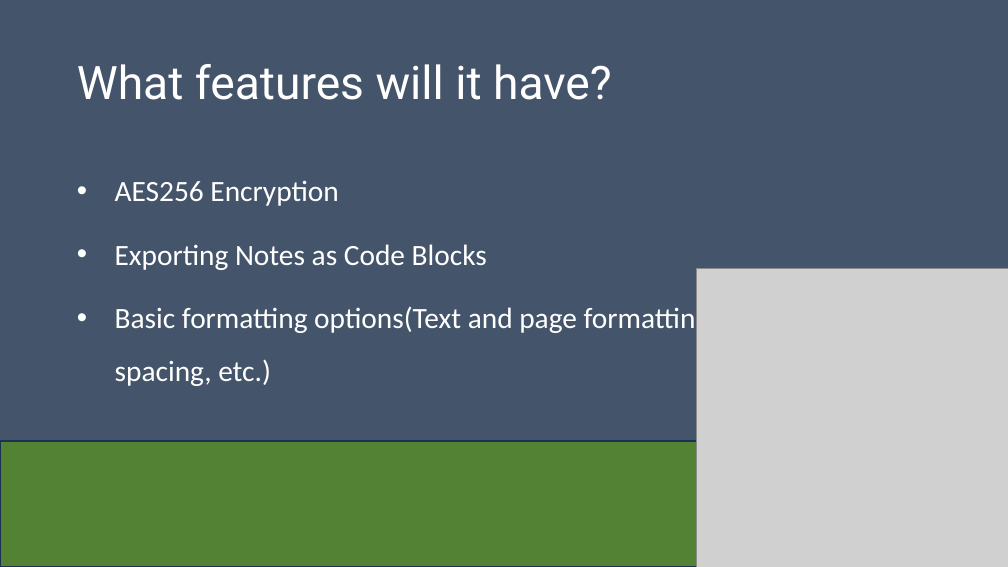
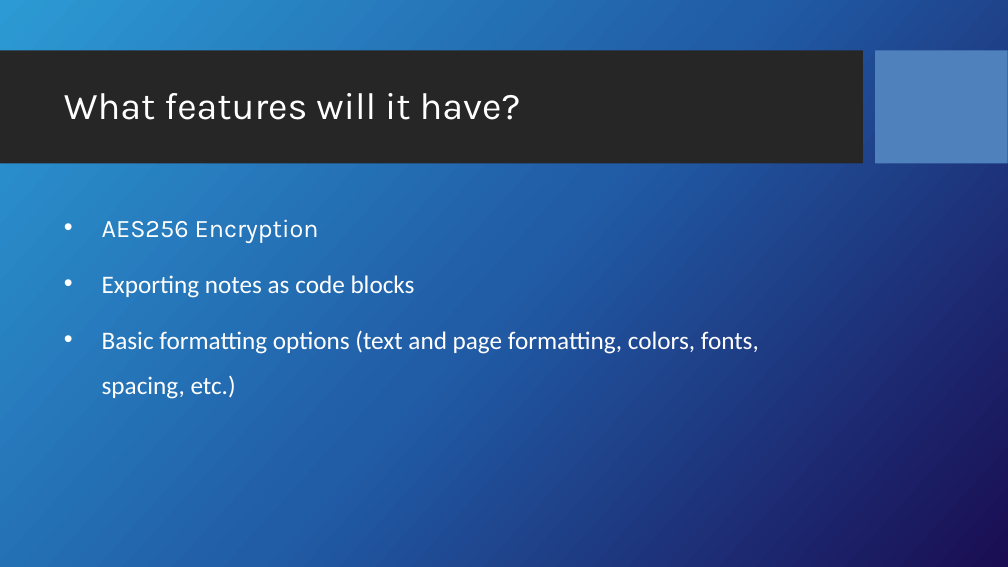
Before and after one commit to Dwaddle26/EncryptNotes, a slide deck: slide 7 of Team_2_Presentation_1.pptx (slide 6 before the commit). Drawn at 1008x567 pixels with LibreOffice and Linux fonts; fonts in the diff are those of the drawing; grey boxes stand for pictures; background and template pictures are left out. Boxes give left, top, right and bottom in pixels: in the first picture for what was removed or moved away, otherwise in the second. Text is boxed around its words. In the diff, an @@ line names an element or a change of style, - is before the commit and + after.

Commit message:
Update Team_2_Presentation_1.pptx
Reworked all slides, changed format

```diff
--- a/Team_2_Presentation_1.pptx
+++ b/Team_2_Presentation_1.pptx
@@ background #44546A to picture (left out) @@
@@ rectangle added at <box>0,51,863,164</box>, fill #262626 @@
@@ rectangle added at <box>876,51,1008,164</box>, fill #4F81BD @@
@@ title "What features will it have?": place and size @@
-title "What features will it have?" at <box>77,64,612,100</box>
+title "What features will it have?" at <box>64,93,521,120</box>
@@ title "What features will it have?" at <box>64,93,521,120</box>: size 44 to 36 pt, font Roboto to Karla @@
@@ text "AES256 Encryption": place and size @@
-text "AES256 Encryption" at <box>115,180,717,386</box>
+text "AES256 Encryption" at <box>102,219,759,399</box>
@@ text at <box>102,219,319,243</box>: size 28 to 24 pt, font Calibri to Karla in "AES256 Encryption" @@
@@ picture removed at <box>696,268,1008,567</box> @@
@@ text at <box>102,275,759,399</box>: text changed; size 28 to 24 pt @@
-• Exporting Notes as Code Blocks
-• Basic formatting options(Text and page formatting, colors, fonts, spacing, etc.)
+• Exporting notes as code blocks
+• Basic formatting options (text and page formatting, colors, fonts, spacing, etc.)
@@ rectangle removed at <box>0,441,1008,567</box> @@
```
Also in this commit, not shown: 6 other slides changed, 5 slides added, 4 slides removed.
